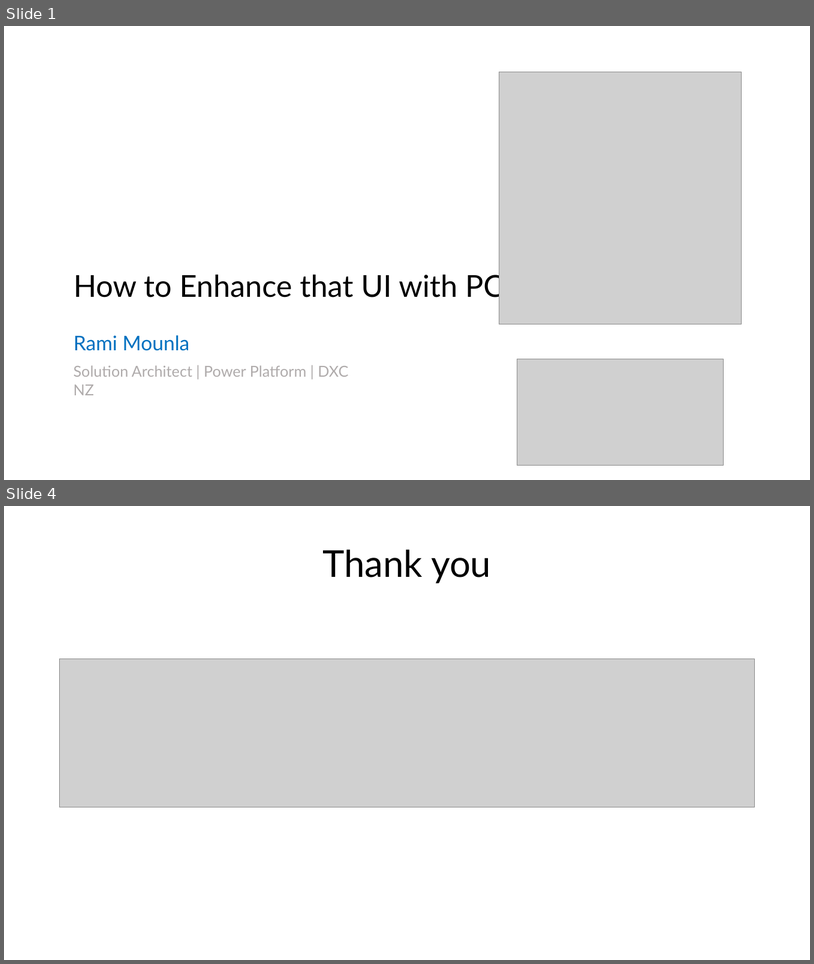
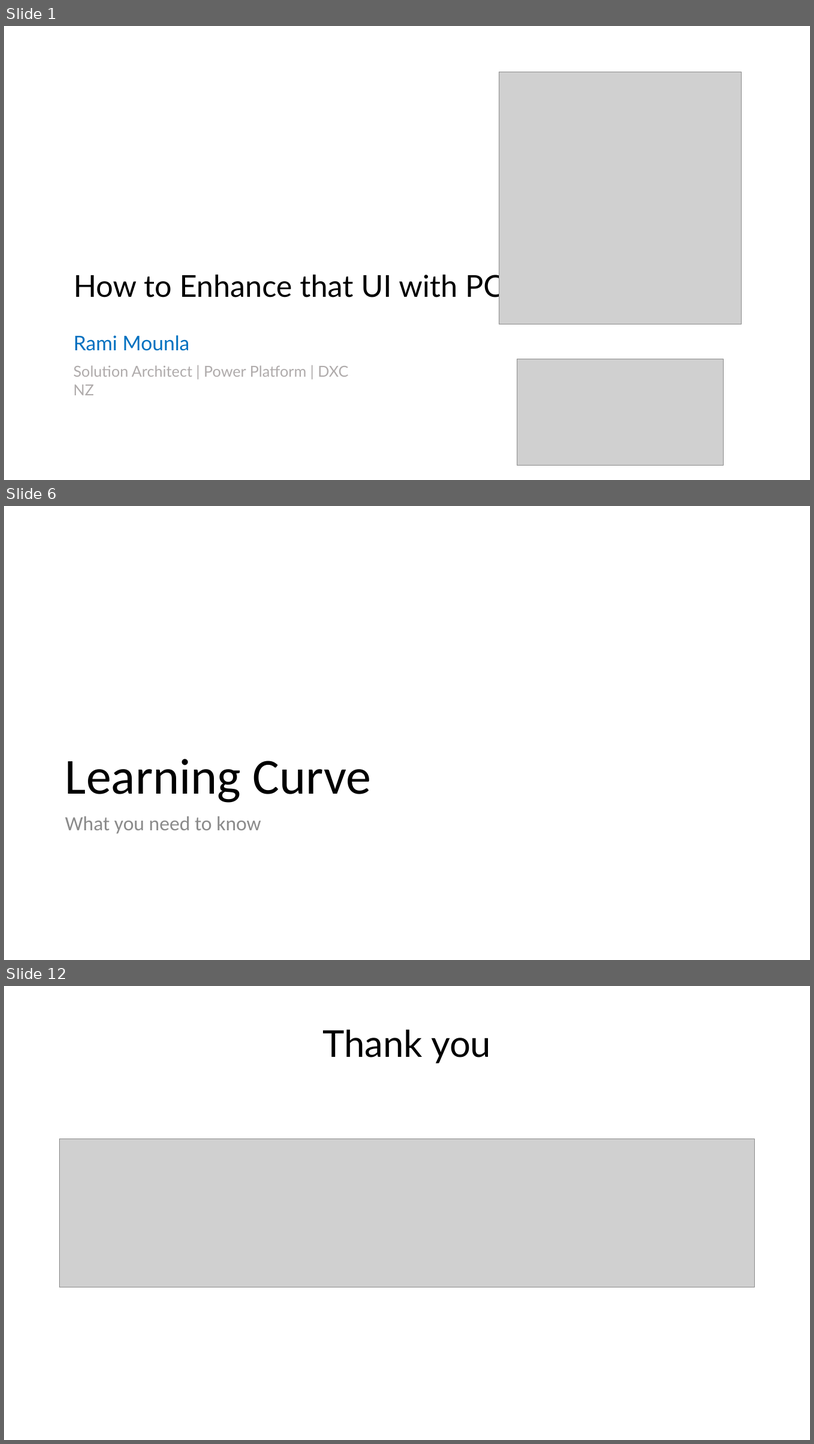
Before and after one commit to ramimounla/GlobalPowerPlatformBootcamp, a slide deck: Slides/Rami Mounla - How to enhance that UI with PCF - 300 GPPB Wellington.pptx. Shown one above the other, each under a label of ours: slides 1 and 4 before the commit, slides 1, 6 and 12 after it; the slides between them are not shown. The pictures are 814x964 and 814x1444 pixels, drawn with LibreOffice and Linux fonts; fonts in the diff are those of the drawing; grey boxes stand for pictures; background and template pictures are left out. Boxes give left, top, right and bottom in pixels: in the first picture for what was removed or moved away, otherwise in the second. Text is boxed around its words. In the diff, an @@ line names an element or a change of style, - is before the commit and + after.

```diff
--- a/Slides/Rami Mounla - How to enhance that UI with PCF - 300 GPPB Wellington.pptx
+++ b/Slides/Rami Mounla - How to enhance that UI with PCF - 300 GPPB Wellington.pptx
@@ slide 6 added at [4, 506, 810, 960], background picture (left out) @@
@@ title added at [65, 759, 371, 802], 60 pt, text #000000 @@
+Learning Curve
@@ text added at [65, 816, 261, 834], 24 pt, text #8C8C8C @@
+What you need to know
@@ what was slide 4 is now slide 12 @@
```
Also in this commit, not shown: 9 other slides added, 2 slides removed.
